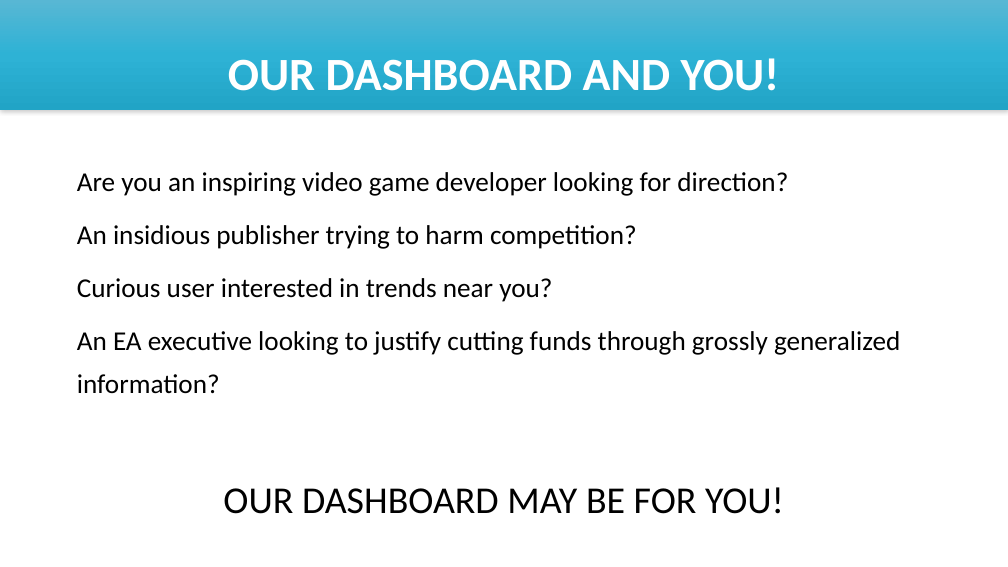
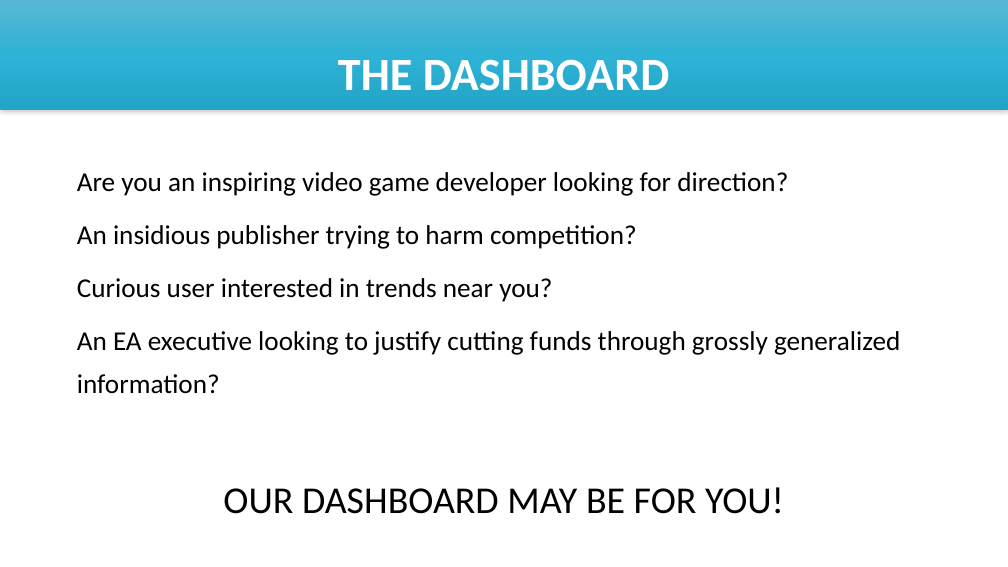
Before and after one commit to tritchlin/steam_analysis, a slide deck: slide 2 of STEAM ANALYSIS DASHBOARD.pptx. Drawn at 1008x567 pixels with LibreOffice and Linux fonts; fonts in the diff are those of the drawing. Boxes give left, top, right and bottom in pixels: in the first picture for what was removed or moved away, otherwise in the second. Text is boxed around its words. In the diff, an @@ line names an element or a change of style, - is before the commit and + after.

```diff
--- a/STEAM ANALYSIS DASHBOARD.pptx
+++ b/STEAM ANALYSIS DASHBOARD.pptx
@@ title at bbox=[338, 59, 670, 91]: text changed @@
-OUR DASHBOARD AND YOU!
+THE DASHBOARD
```
Also in this commit, not shown: 2 other slides changed, 6 other files.
